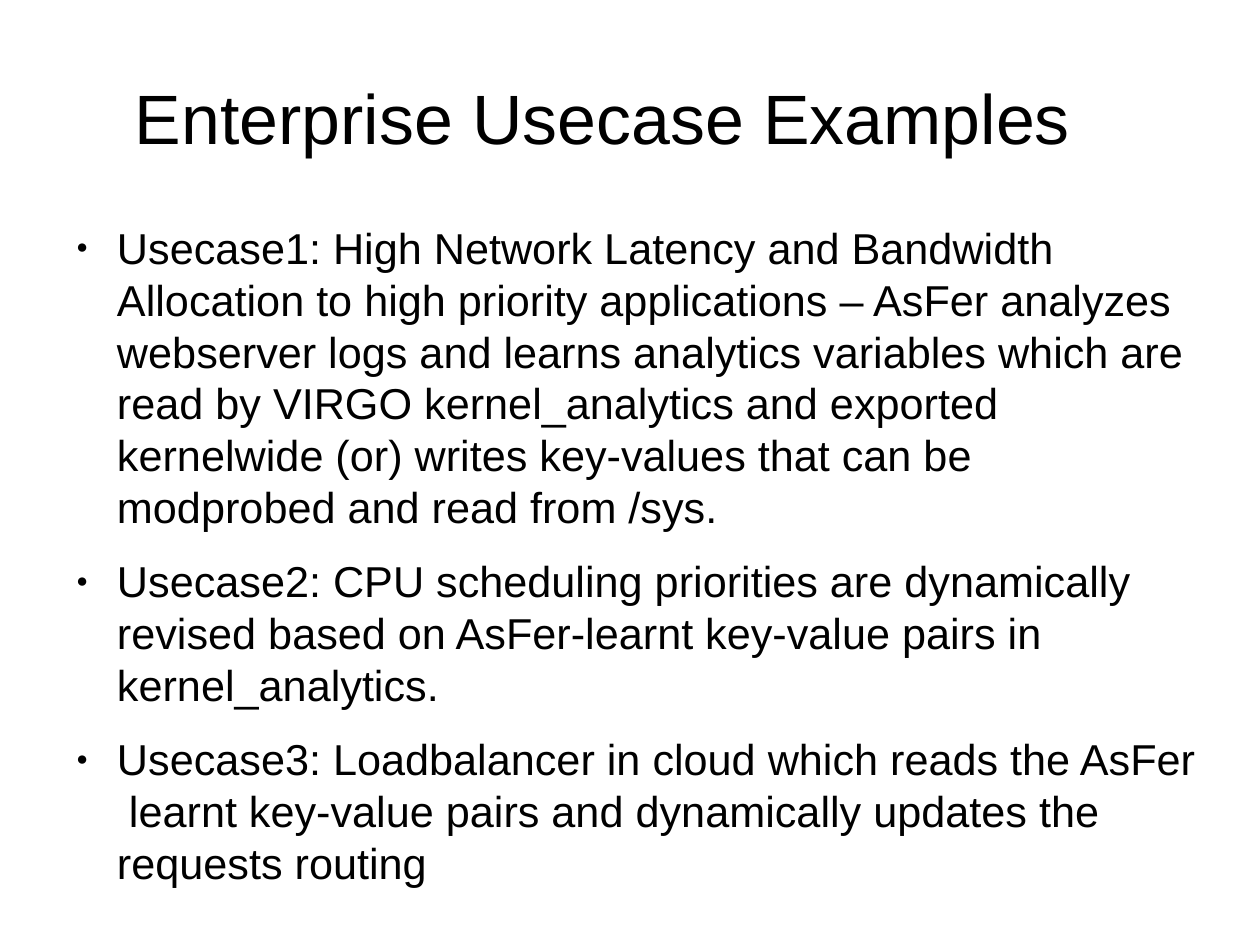
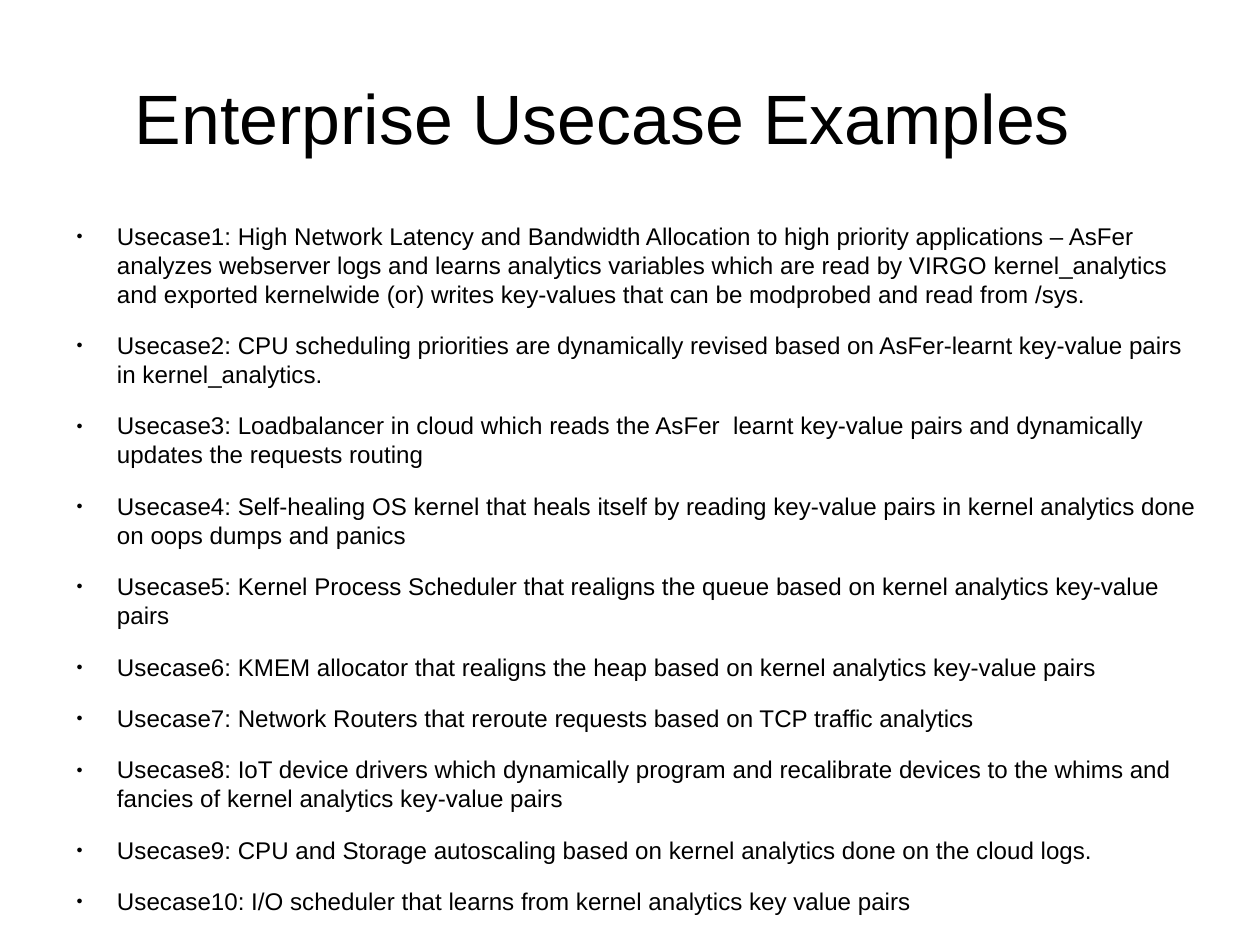
Before and after one commit to shrinivaasanka/ZodiacDatasoft, a slide deck: slide 11 of EnterpriseAnalytics_with_NeuronRain.odp (slide 10 before the commit). Drawn at 1260x945 pixels with LibreOffice and Linux fonts; fonts in the diff are those of the drawing. Boxes give left, top, right and bottom in pixels: in the first picture for what was removed or moved away, otherwise in the second. Text is boxed around its words. In the diff, an @@ line names an element or a change of style, - is before the commit and + after.

Commit message:
Updated Enterprise Analytics slides - Usecases

```diff
--- a/EnterpriseAnalytics_with_NeuronRain.odp
+++ b/EnterpriseAnalytics_with_NeuronRain.odp
@@ text at box(117, 227, 1181, 468): size 27.2 to 15.2 pt in "Usecase1: High Network Latency and Bandwidth Allocation ...", "Usecase2: CPU scheduling priorities are dynamically revised ...", "Usecase3: Loadbalancer in cloud which reads the ..." @@
@@ text at box(117, 497, 1195, 915): paragraphs added @@
+● Usecase4: Self-healing OS kernel that heals itself by reading key-value pairs in kernel analytics done on oops dumps and panics
+● Usecase5: Kernel Process Scheduler that realigns the queue based on kernel analytics key-value pairs
+● Usecase6: KMEM allocator that realigns the heap based on kernel analytics key-value pairs
+● Usecase7: Network Routers that reroute requests based on TCP traffic analytics
+● Usecase8: IoT device drivers which dynamically program and recalibrate devices to the whims and fancies of kernel analytics key-value pairs
+● Usecase9: CPU and Storage autoscaling based on kernel analytics done on the cloud logs.
+● Usecase10: I/O scheduler that learns from kernel analytics key value pairs
```
Also in this commit, not shown: 1 other slide changed, 1 slide added, 1 other file.
